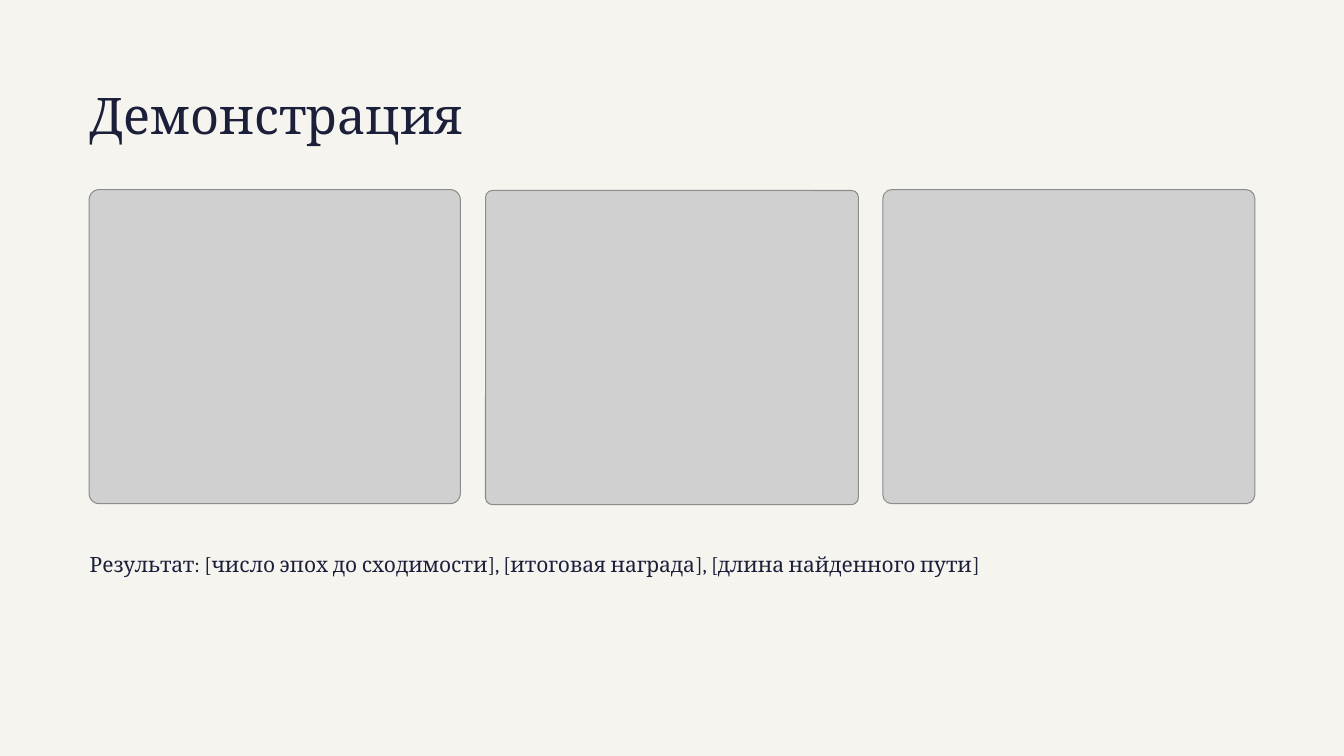
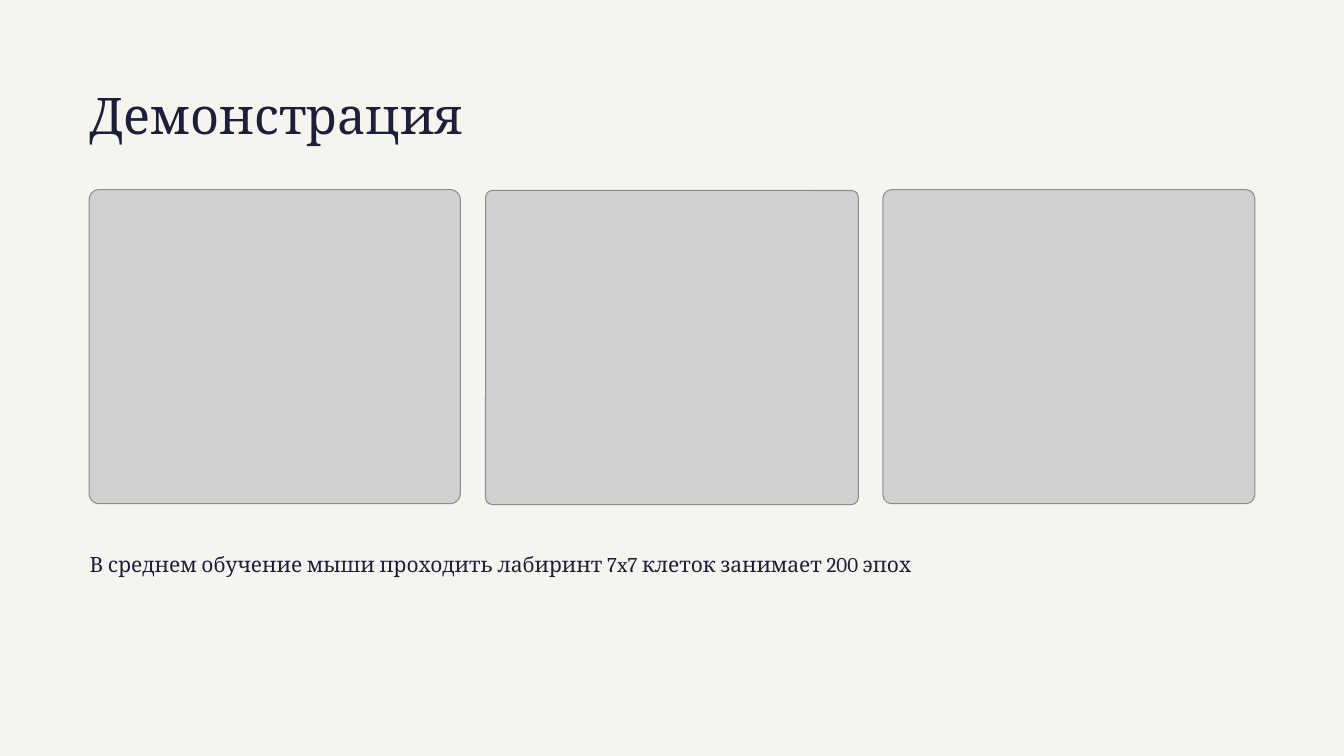
Before and after one commit to AlexLopatin-hub/polytech_labs, a slide deck: slide 11 of Java/lab2/Presentation.pptx. Drawn at 1344x756 pixels with LibreOffice and Linux fonts; fonts in the diff are those of the drawing; grey boxes stand for pictures. Boxes give left, top, right and bottom in pixels: in the first picture for what was removed or moved away, otherwise in the second. Text is boxed around its words. In the diff, an @@ line names an element or a change of style, - is before the commit and + after.

```diff
--- a/Java/lab2/Presentation.pptx
+++ b/Java/lab2/Presentation.pptx
@@ text at [90, 556, 912, 577]: text changed @@
-Результат: [число эпох до сходимости], [итоговая награда], [длина найденного пути]
+В среднем обучение мыши проходить лабиринт 7x7 клеток занимает 200 эпох
```
Also in this commit, not shown: 1 other slide changed, 3 other files.
